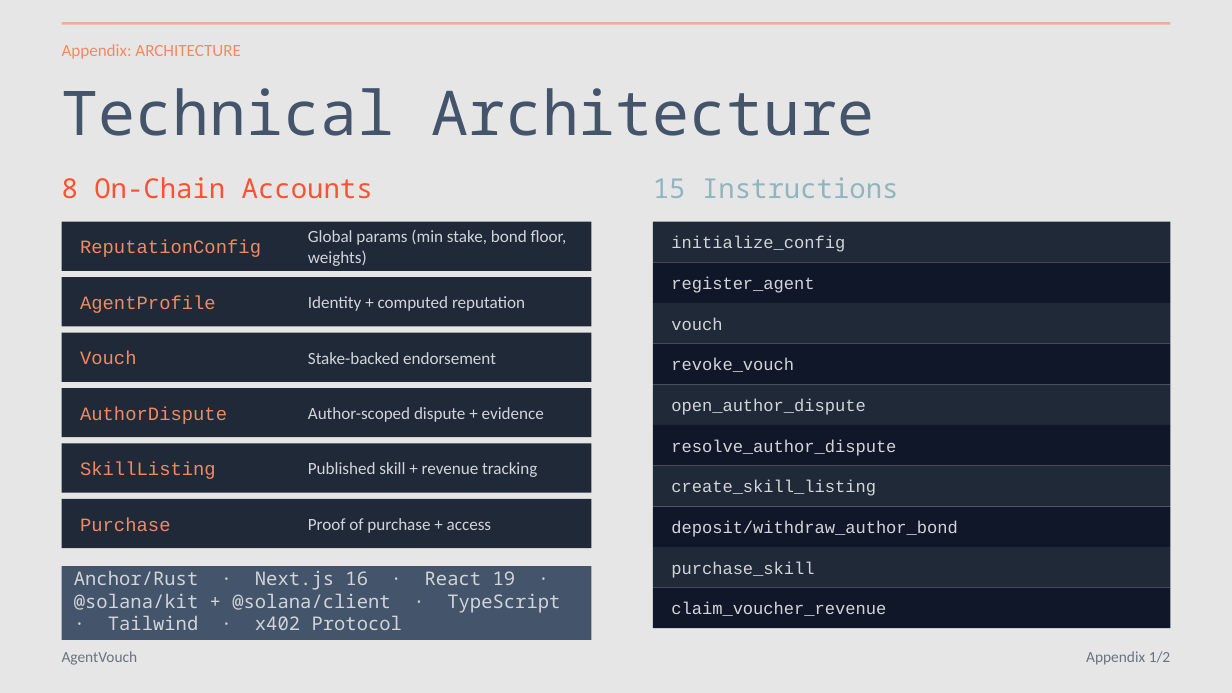
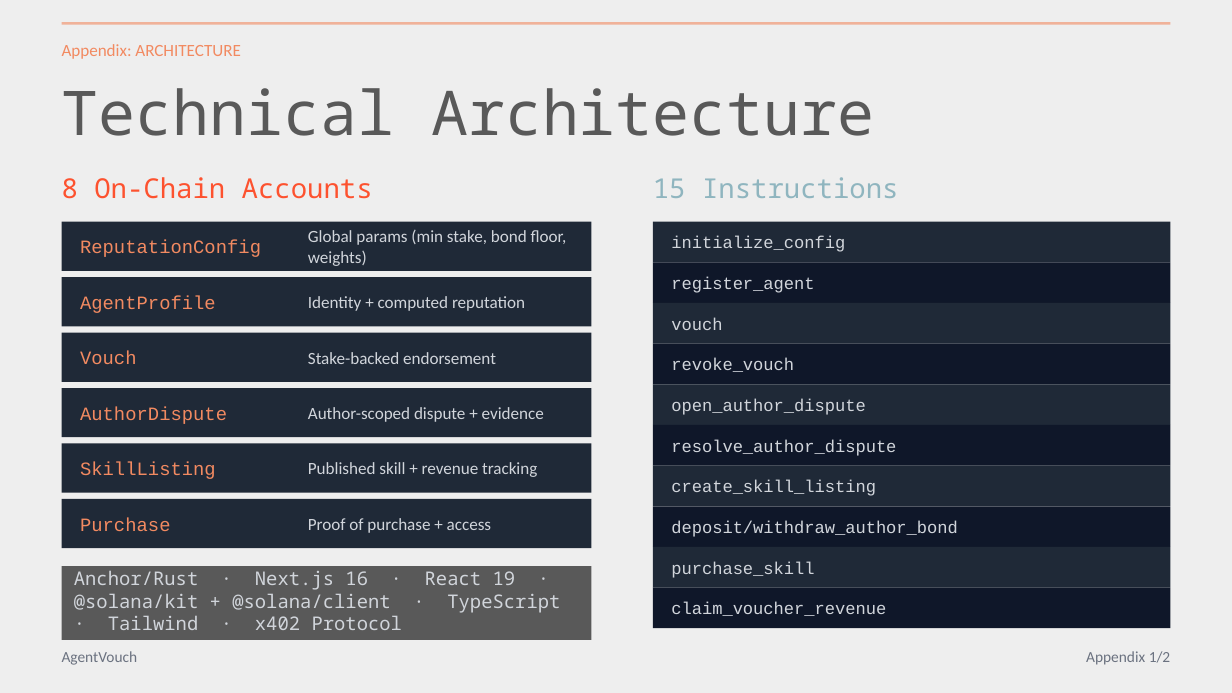
Before and after one commit to dirtybits/agent-reputation-oracle, a slide deck: slide 14 of pitch/AgentVouch_walkthrough.pptx (slide 15 before the commit). Drawn at 1232x693 pixels with LibreOffice and Linux fonts; fonts in the diff are those of the drawing. Boxes give left, top, right and bottom in pixels: in the first picture for what was removed or moved away, otherwise in the second. Text is boxed around its words. In the diff, an @@ line names an element or a change of style, - is before the commit and + after.

```diff
--- a/pitch/AgentVouch_walkthrough.pptx
+++ b/pitch/AgentVouch_walkthrough.pptx
@@ background #E7E6E6 to #EEEEEE @@
@@ text "Technical Architecture" at (62,88,875,136): text colour #44546A to #595959 @@
@@ rectangle at (62,565,591,639): fill #44546A to #595959 @@
```
Also in this commit, not shown: 13 other slides changed, 3 slides added, 3 slides removed, 1 other file.
